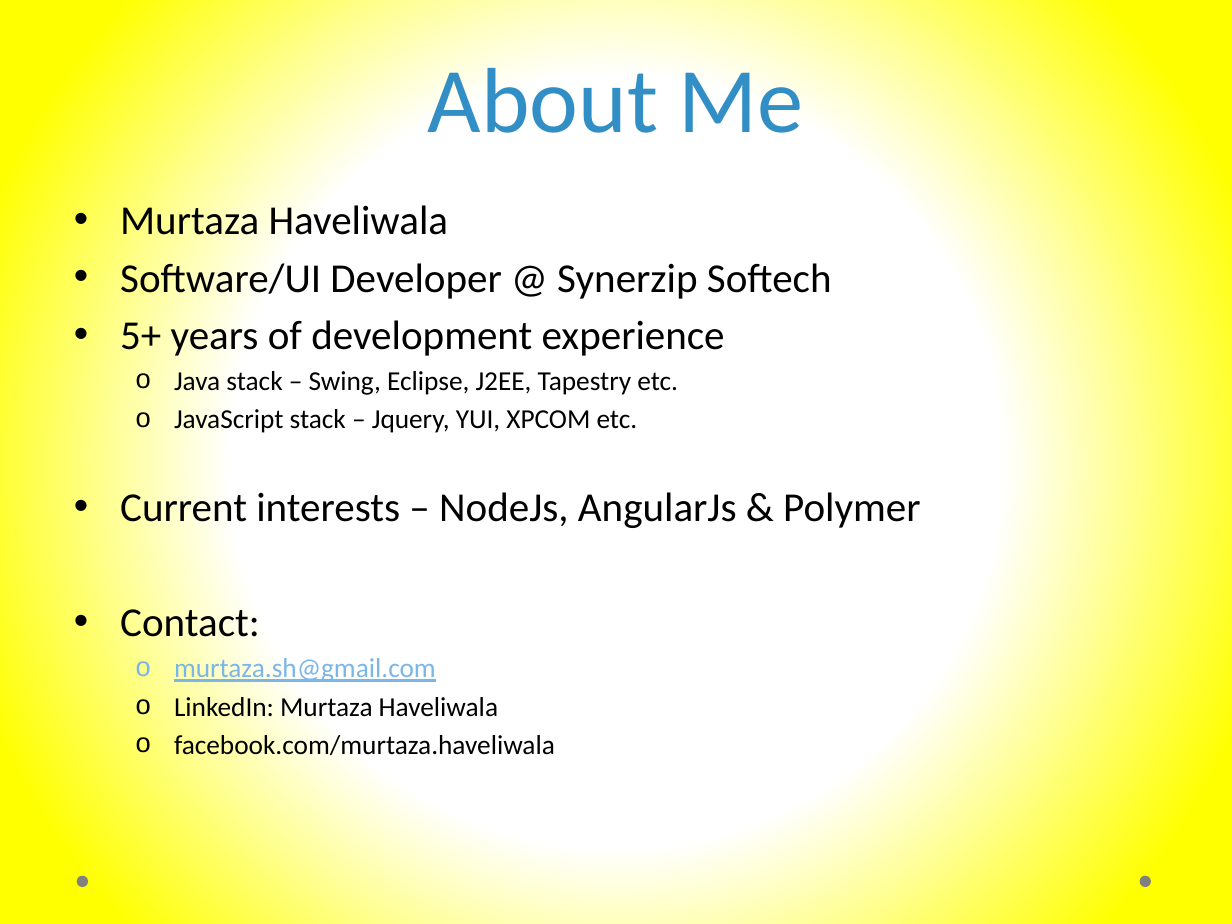
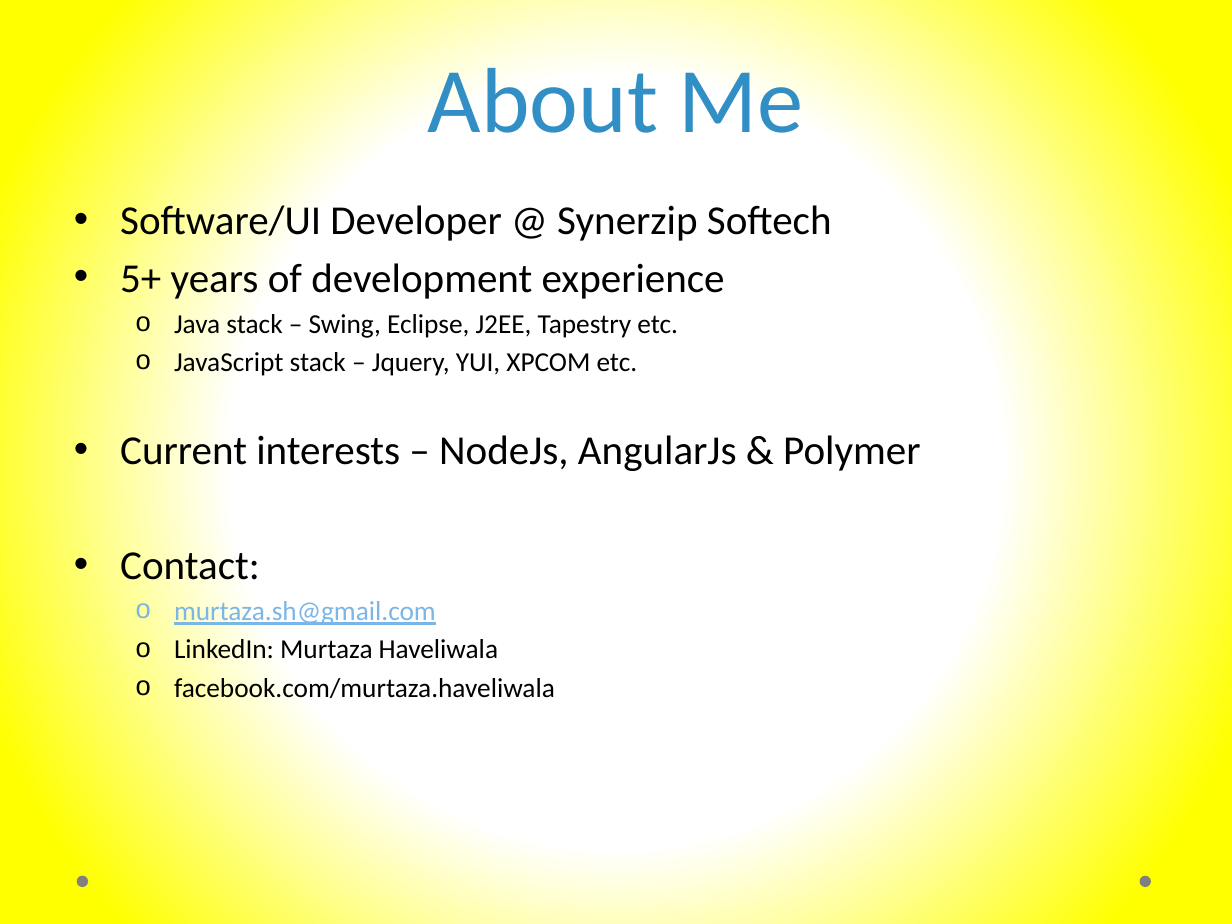
Before and after one commit to murtazahaveliwala/technext-angularjs-demo, a slide deck: slide 2 of Introduction to AngularJs.pptx. Drawn at 1232x924 pixels with LibreOffice and Linux fonts; fonts in the diff are those of the drawing. Boxes give left, top, right and bottom in pixels: in the first picture for what was removed or moved away, otherwise in the second. Text is boxed around its words. In the diff, an @@ line names an element or a change of style, - is before the commit and + after.

```diff
--- a/Introduction to AngularJs.pptx
+++ b/Introduction to AngularJs.pptx
@@ text at (x1=120, y1=200, x2=449, y2=244): paragraph removed @@
-• Murtaza Haveliwala
```
Also in this commit, not shown: 16 other slides changed.
